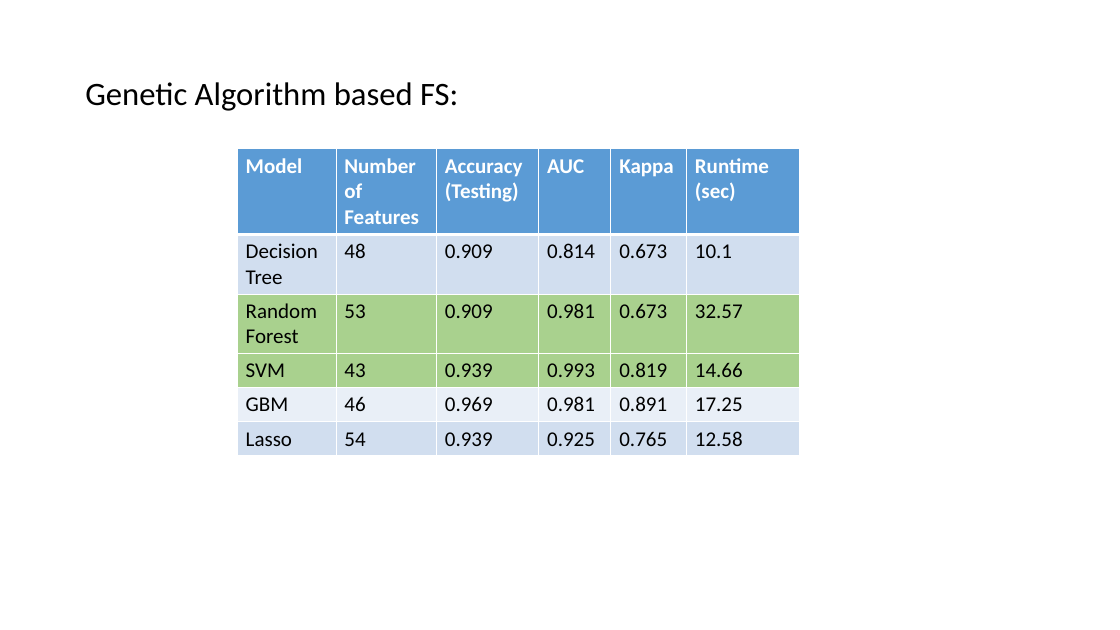
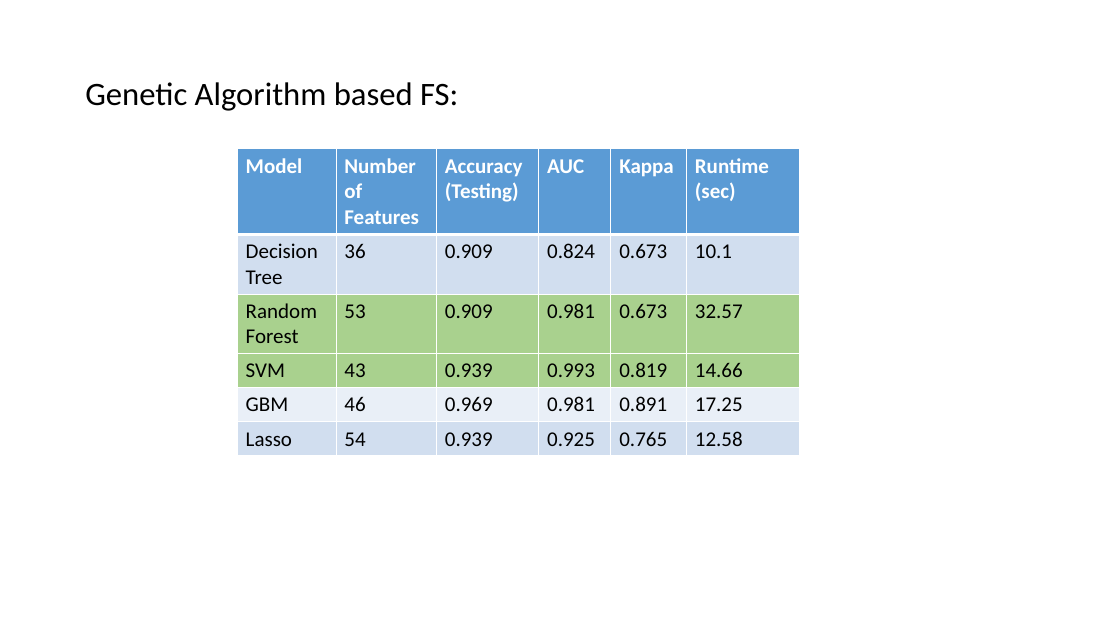
Before and after one commit to AtrayeeNeog/Cardio-Classifier-HIWi, a slide deck: slide 10 of Reports/Hiwi Meeting 4.pptx. Drawn at 1120x630 pixels with LibreOffice and Linux fonts; fonts in the diff are those of the drawing. Boxes give left, top, right and bottom in pixels: in the first picture for what was removed or moved away, otherwise in the second. Text is boxed around its words. In the diff, an @@ line names an element or a change of style, - is before the commit and + after.

```diff
--- a/Reports/Hiwi Meeting 4.pptx
+++ b/Reports/Hiwi Meeting 4.pptx
@@ table at (x1=238, y1=149, x2=801, y2=453) @@
-row 2, column 2: 48
+row 2, column 2: 36
-row 2, column 4: 0.814
+row 2, column 4: 0.824
```
Also in this commit, not shown: 4 other files.
